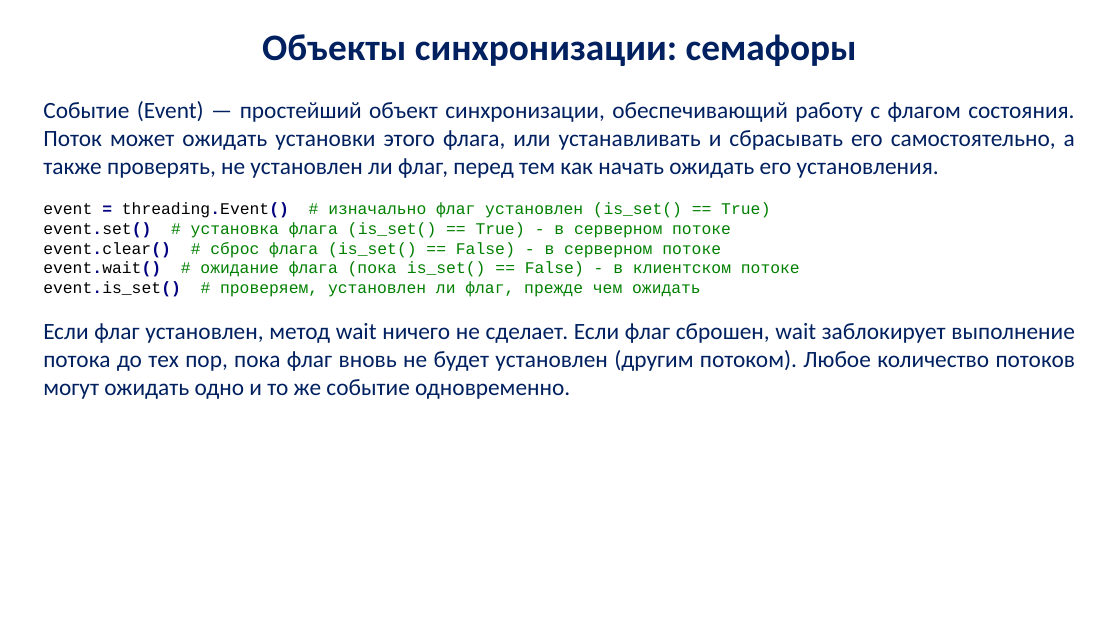
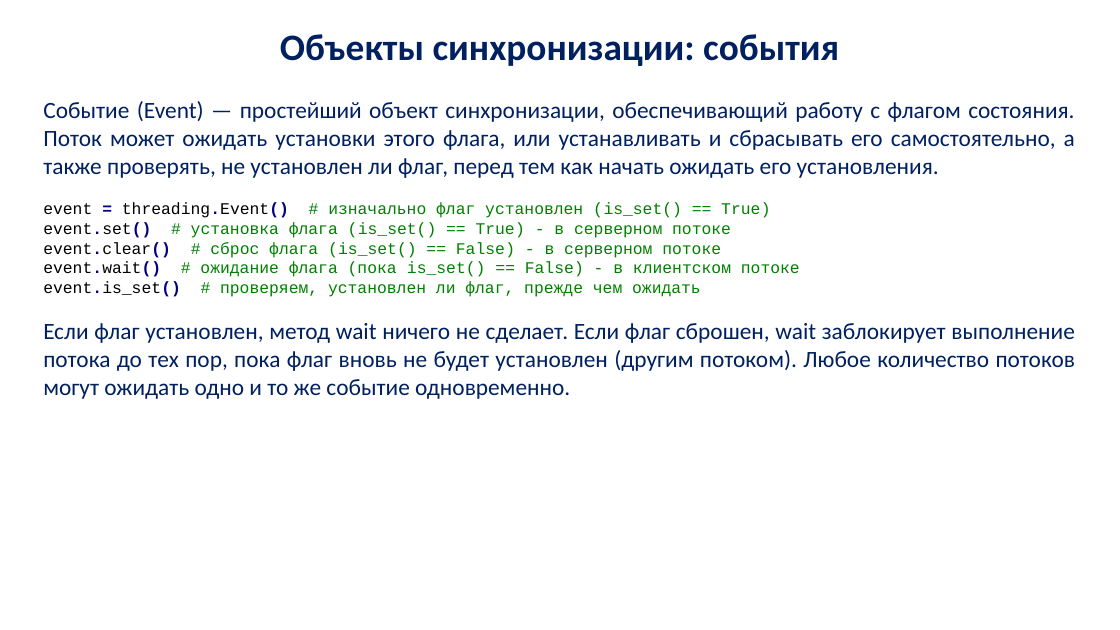
Before and after one commit to vamishnin/PythonCoursePro, a slide deck: slide 21 of Lectures/py_lec_9.pptx. Drawn at 1120x630 pixels with LibreOffice and Linux fonts; fonts in the diff are those of the drawing; background and template pictures are left out. Boxes give left, top, right and bottom in pixels: in the first picture for what was removed or moved away, otherwise in the second. Text is boxed around its words. In the diff, an @@ line names an element or a change of style, - is before the commit and + after.

```diff
--- a/Lectures/py_lec_9.pptx
+++ b/Lectures/py_lec_9.pptx
@@ title at (x1=280, y1=34, x2=839, y2=66): text changed @@
-Объекты синхронизации: семафоры
+Объекты синхронизации: события
```
Also in this commit, not shown: 5 other files.
